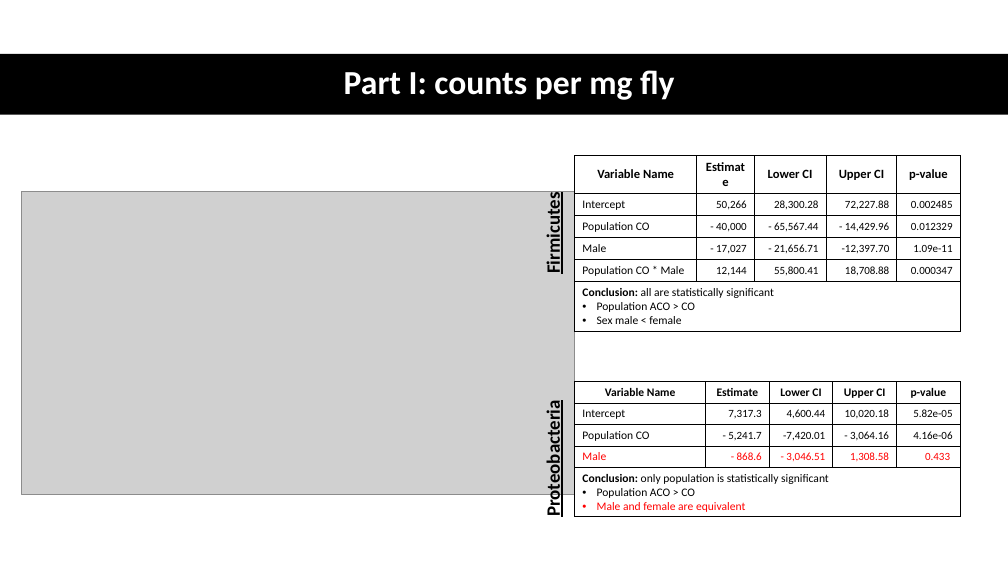
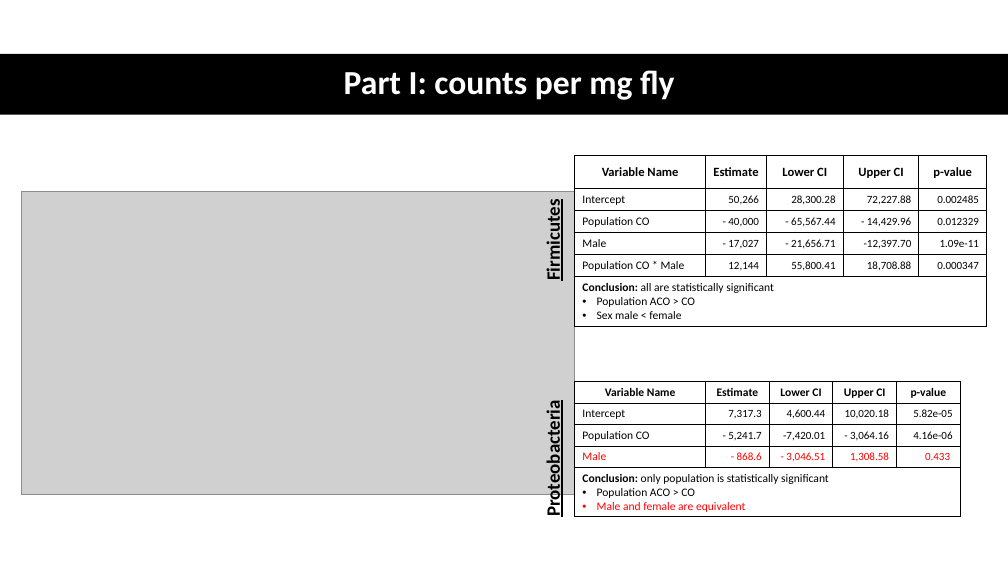
Before and after one commit to yinhan1/Bacteria_categorical_analysis, a slide deck: slide 1 of Nested ANOVA/summary/cfu analysis 07:14:2020.pptx. Drawn at 1008x567 pixels with LibreOffice and Linux fonts; fonts in the diff are those of the drawing; grey boxes stand for pictures. Boxes give left, top, right and bottom in pixels: in the first picture for what was removed or moved away, otherwise in the second. Text is boxed around its words. In the diff, an @@ line names an element or a change of style, - is before the commit and + after.

```diff
--- a/Nested ANOVA/summary/cfu analysis 07:14:2020.pptx
+++ b/Nested ANOVA/summary/cfu analysis 07:14:2020.pptx
@@ table: place and size @@
-table at bbox=[575, 156, 960, 328]
+table at bbox=[575, 156, 986, 324]
@@ text "Firmicutes": place and size @@
-text "Firmicutes" at bbox=[542, 200, 565, 271]
+text "Firmicutes" at bbox=[542, 207, 565, 278]
```
Also in this commit, not shown: 1 other slide changed, 1 other file.
